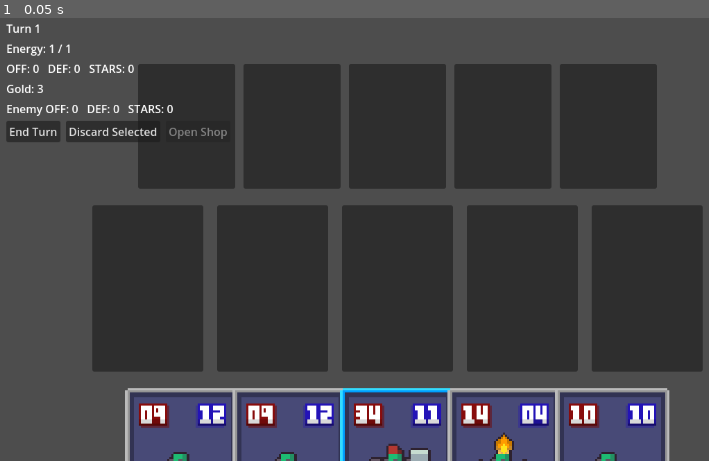
Above: before the commit, frame 1.
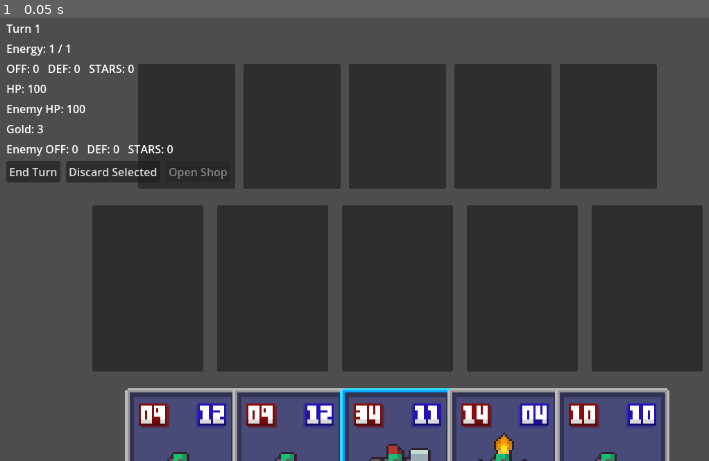
Above: after the commit, the same moment.

Repository: pewdsdamew-tech/goblin-card-game1
Game: Godot game, scene res://scenes/Game.tscn
Two runs of this game, one before a commit and one after it. Both use one fixed random seed, a clock stepped at 60 frames per second and the inputs below.
Inputs:
- Up to frame 1 (0.05 s): no input

The runs differ from the first frame. In frame 1, 2.2% of the frame differs, in the area x 0-33%, y 15-38%.

Commit message:
Implement lane combat with card HP and reposition boards

Diff:
--- a/scenes/Card.tscn
+++ b/scenes/Card.tscn
@@ -21,3 +21,14 @@
 grow_vertical = 2
 expand_mode = 2
 stretch_mode = 5
+
+[node name="HpLabel" type="Label" parent="."]
+layout_mode = 0
+offset_left = 8.0
+offset_top = 170.0
+offset_right = 152.0
+offset_bottom = 194.0
+theme_override_font_sizes/font_size = 16
+text = "HP: 0"
+horizontal_alignment = 2
+vertical_alignment = 2
--- a/scenes/Game.tscn
+++ b/scenes/Game.tscn
@@ -38,6 +38,14 @@
 [node name="StatsLabel" type="Label" parent="Stats/VBoxContainer"]
 layout_mode = 2
 text = "OFF: 0   DEF: 0   STARS: 0"
+
+[node name="PlayerHpLabel" type="Label" parent="Stats/VBoxContainer"]
+layout_mode = 2
+text = "HP: 100"
+
+[node name="EnemyHpLabel" type="Label" parent="Stats/VBoxContainer"]
+layout_mode = 2
+text = "Enemy HP: 100"
 
 [node name="GoldLabel" type="Label" parent="Stats/VBoxContainer"]
 layout_mode = 2
--- a/scripts/Card.gd
+++ b/scripts/Card.gd
@@ -1,6 +1,7 @@
 extends Control
 
 @onready var art: TextureRect = $Art
+@onready var hp_label: Label = $HpLabel
 
 var card_data: Dictionary = {}
 
@@ -24,7 +25,7 @@
 
 
 func set_card_data(d: Dictionary) -> void:
-	card_data = d
+	card_data = d.duplicate(true)
 
 	var sprite_path: String = card_data.get("sprite", "")
 	if sprite_path != "":
@@ -35,6 +36,17 @@
 			art.texture = null
 	else:
 		art.texture = null
+
+	var hp_val := int(card_data.get("hp", card_data.get("hp_max", 0)))
+	var hp_max := int(card_data.get("hp_max", hp_val))
+	card_data["hp_max"] = hp_max
+	card_data["hp"] = hp_val
+	_update_hp_label()
+
+
+func update_hp(hp_val: int) -> void:
+	card_data["hp"] = hp_val
+	_update_hp_label()
 
 
 func set_selected(v: bool) -> void:
@@ -76,3 +88,9 @@
 		tween.kill()
 	tween = create_tween()
 	tween.tween_property(self, "scale", target, 0.08)
+
+
+func _update_hp_label() -> void:
+	if hp_label:
+		var hp_val := int(card_data.get("hp", 0))
+		hp_label.text = "HP: %d" % hp_val
--- a/scripts/Game.gd
+++ b/scripts/Game.gd
@@ -40,6 +40,8 @@
 var shop_minimized: bool = false
 var shop_locked: bool = false
 var shop_pending: bool = false
+var player_hp: int = 100
+var enemy_hp: int = 100
 var enemy_card_pool: Array[Dictionary] = []
 var enemy_deck: Array[Dictionary] = []
 var enemy_hand: Array[Dictionary] = []
@@ -69,9 +71,9 @@
 	for i in range(5):
 		var card_data: Dictionary
 		if card_db.has_method("get_random_card_weighted"):
-			card_data = card_db.get_random_card_weighted()
+			card_data = _with_combat_stats(card_db.get_random_card_weighted())
 		else:
-			card_data = card_db.get_random_card()
+			card_data = _with_combat_stats(card_db.get_random_card())
 
 		if card_data.is_empty():
 			return
@@ -295,12 +297,14 @@
 func _update_gold_ui() -> void:
 	if gold_label:
 		gold_label.text = "Gold: %d" % gold
+	_update_hp_ui()
 
 
 func _reset_energy_for_turn() -> void:
 	max_energy = min(5, turn_number)
 	current_energy = max_energy
 	_update_energy_ui()
+	_update_hp_ui()
 
 
 func _update_enemy_stats() -> void:
@@ -324,13 +328,22 @@
 		enemy_stats_label.text = "Enemy OFF: %d   DEF: %d   STARS: %d" % [enemy_total_off, enemy_total_def, enemy_total_stars]
 
 
+func _update_hp_ui() -> void:
+	if has_node("Stats/VBoxContainer/PlayerHpLabel"):
+		var lbl: Label = get_node("Stats/VBoxContainer/PlayerHpLabel")
+		lbl.text = "HP: %d" % player_hp
+	if has_node("Stats/VBoxContainer/EnemyHpLabel"):
+		var lbl2: Label = get_node("Stats/VBoxContainer/EnemyHpLabel")
+		lbl2.text = "Enemy HP: %d" % enemy_hp
+
+
 func _refill_hand_to_max() -> void:
 	while hand_panel.get_child_count() < 5:
 		var card_data: Dictionary
 		if card_db.has_method("get_random_card_weighted"):
-			card_data = card_db.get_random_card_weighted()
+			card_data = _with_combat_stats(card_db.get_random_card_weighted())
 		else:
-			card_data = card_db.get_random_card()
+			card_data = _with_combat_stats(card_db.get_random_card())
 
 		if card_data.is_empty():
 			return
@@ -350,12 +363,21 @@
 	_update_active_stats()
 	_enemy_take_turn()
 	_update_enemy_stats()
-	if _player_wins_against_enemy():
-		turn_number += 1
-		shop_pending = true
-		_open_shop_overlay()
-	else:
-		_show_game_over()
+	_resolve_combat()
+	_update_active_stats()
+	_update_enemy_stats()
+	_update_hp_ui()
+
+	if player_hp <= 0:
+		_show_game_over(false)
+		return
+	if enemy_hp <= 0:
+		_show_game_over(true)
+		return
+
+	turn_number += 1
+	shop_pending = true
+	_open_shop_overlay()
 
 
 func _on_discard_pressed() -> void:
@@ -389,6 +411,9 @@
 	shop_pending = false
 	purchases_this_turn = 0
 	discard_gold_claimed = false
+	if turn_number == 1:
+		player_hp = 100
+		enemy_hp = 100
 	if turn_number == 1:
 		gold = 3
 	else:
@@ -400,6 +425,7 @@
 		_generate_shop_offer(true)
 	_update_active_stats()
 	_update_enemy_stats()
+	_update_hp_ui()
 	_update_gold_ui()
 	_update_shop_buttons()
 
@@ -422,14 +448,18 @@
 		tween_color.tween_property(energy_label, "modulate", original_color, 0.1)
 
 
-func _show_game_over() -> void:
+func _show_game_over(victory: bool) -> void:
 	if game_over_label:
-		game_over_label.text = "Game Over\nEnemy OFF %d / DEF %d\nYou had OFF %d / DEF %d\nWin rule: Your OFF >= Enemy DEF AND Your DEF >= Enemy OFF" % [
-			enemy_total_off,
-			enemy_total_def,
-			current_total_off,
-			current_total_def,
-		]
+		if victory:
+			game_over_label.text = "Victory!\nEnemy HP %d\nYour HP %d" % [
+				enemy_hp,
+				player_hp,
+			]
+		else:
+			game_over_label.text = "Game Over\nEnemy HP %d\nYour HP %d" % [
+				enemy_hp,
+				player_hp,
+			]
 	if game_over_layer:
 		game_over_layer.visible = true
 		if game_over_layer.has_method("grab_focus"):
@@ -475,6 +505,21 @@
 	_clear_shop_offer()
 
 
+func _with_combat_stats(data: Dictionary) -> Dictionary:
+	var d := data.duplicate(true)
+	var atk := int(d.get("off", 0))
+	var hp_max := int(d.get("def", 0))
+	if hp_max <= 0:
+		hp_max = 1
+	d["atk"] = atk
+	d["hp_max"] = hp_max
+	if not d.has("hp"):
+		d["hp"] = hp_max
+	else:
+		d["hp"] = int(d.get("hp", hp_max))
+	return d
+
+
 func _clear_shop_offer() -> void:
 	if not shop_offer_container:
 		return
@@ -548,9 +593,9 @@
 	for i in range(3):
 		var card_data: Dictionary
 		if card_db.has_method("get_random_card_weighted"):
-			card_data = card_db.get_random_card_weighted()
+			card_data = _with_combat_stats(card_db.get_random_card_weighted())
 		else:
-			card_data = card_db.get_random_card()
+			card_data = _with_combat_stats(card_db.get_random_card())
 		if card_data.is_empty():
 			continue
 
@@ -684,8 +729,64 @@
 	return 8
 
 
-func _player_wins_against_enemy() -> bool:
-	return current_total_off >= enemy_total_def and current_total_def >= enemy_total_off
+func _get_lane_card(container: HBoxContainer, index: int) -> Node:
+	if index >= container.get_child_count():
+		return null
+	var slot := container.get_child(index)
+	if not (slot is Control):
+		return null
+	var content: Node = slot.get_node_or_null("Content")
+	if content and content.get_child_count() > 0:
+		return content.get_child(0)
+	return null
+
+
+func _apply_damage_to_card(card: Node, damage: int) -> void:
+	if card == null or damage <= 0:
+		return
+	if not ("card_data" in card):
+		return
+	var current_hp := int(card.card_data.get("hp", card.card_data.get("hp_max", 0)))
+	current_hp -= damage
+	card.card_data["hp"] = current_hp
+	if card.has_method("update_hp"):
+		card.update_hp(current_hp)
+	if current_hp <= 0:
+		card.queue_free()
+
+
+func _resolve_combat() -> void:
+	var lane_count := min(active_slots.get_child_count(), enemy_slots.get_child_count())
+	var player_damages: Array[int] = []
+	var enemy_damages: Array[int] = []
+	for i in range(lane_count):
+		var p_card := _get_lane_card(active_slots, i)
+		var e_card := _get_lane_card(enemy_slots, i)
+
+		if p_card != null and e_card != null:
+			player_damages.append(int(e_card.card_data.get("atk", 0)))
+			enemy_damages.append(int(p_card.card_data.get("atk", 0)))
+		elif p_card != null:
+			enemy_hp -= int(p_card.card_data.get("atk", 0))
+			enemy_hp = max(enemy_hp, 0)
+			player_damages.append(0)
+			enemy_damages.append(0)
+		elif e_card != null:
+			player_hp -= int(e_card.card_data.get("atk", 0))
+			player_hp = max(player_hp, 0)
+			player_damages.append(0)
+			enemy_damages.append(0)
+		else:
+			player_damages.append(0)
+			enemy_damages.append(0)
+
+	for i in range(lane_count):
+		var p_card := _get_lane_card(active_slots, i)
+		var e_card := _get_lane_card(enemy_slots, i)
+		if p_card != null and enemy_damages[i] > 0:
+			_apply_damage_to_card(p_card, enemy_damages[i])
+		if e_card != null and player_damages[i] > 0:
+			_apply_damage_to_card(e_card, player_damages[i])
 
 
 func _build_enemy_deck() -> void:
@@ -694,13 +795,13 @@
 		var all_cards: Array = card_db.get_all_cards()
 		for c in all_cards:
 			if c is Dictionary:
-				enemy_card_pool.append(c.duplicate(true))
-
-		if enemy_card_pool.is_empty() and card_db:
-			for i in range(15):
-				var fallback: Dictionary = card_db.get_random_card_weighted() if card_db.has_method("get_random_card_weighted") else card_db.get_random_card()
-				if fallback is Dictionary and not fallback.is_empty():
-					enemy_card_pool.append(fallback.duplicate(true))
+				enemy_card_pool.append(_with_combat_stats(c))
+
+	if enemy_card_pool.is_empty() and card_db:
+		for i in range(15):
+			var fallback: Dictionary = card_db.get_random_card_weighted() if card_db.has_method("get_random_card_weighted") else card_db.get_random_card()
+			if fallback is Dictionary and not fallback.is_empty():
+				enemy_card_pool.append(_with_combat_stats(fallback))
 
 	enemy_deck.clear()
 	enemy_hand.clear()
@@ -708,7 +809,7 @@
 		return
 	for i in range(2):
 		for c in enemy_card_pool:
-			enemy_deck.append(c.duplicate(true))
+			enemy_deck.append(_with_combat_stats(c))
 	enemy_deck.shuffle()
 
 
